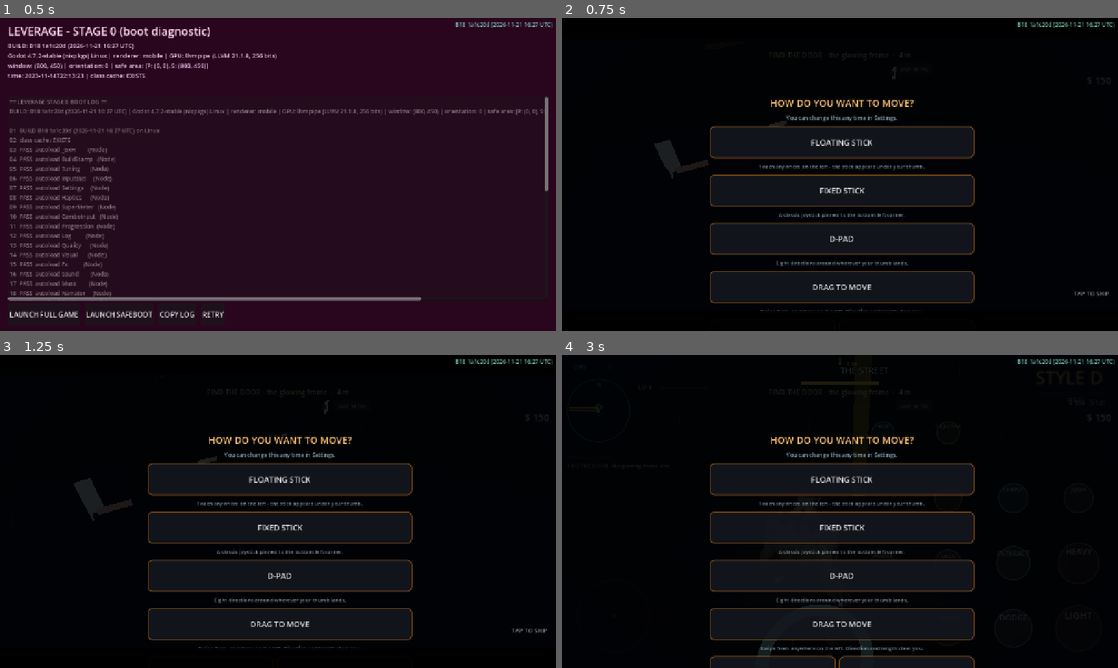
Above: before the commit, frames 1-4 (two rows, left to right).
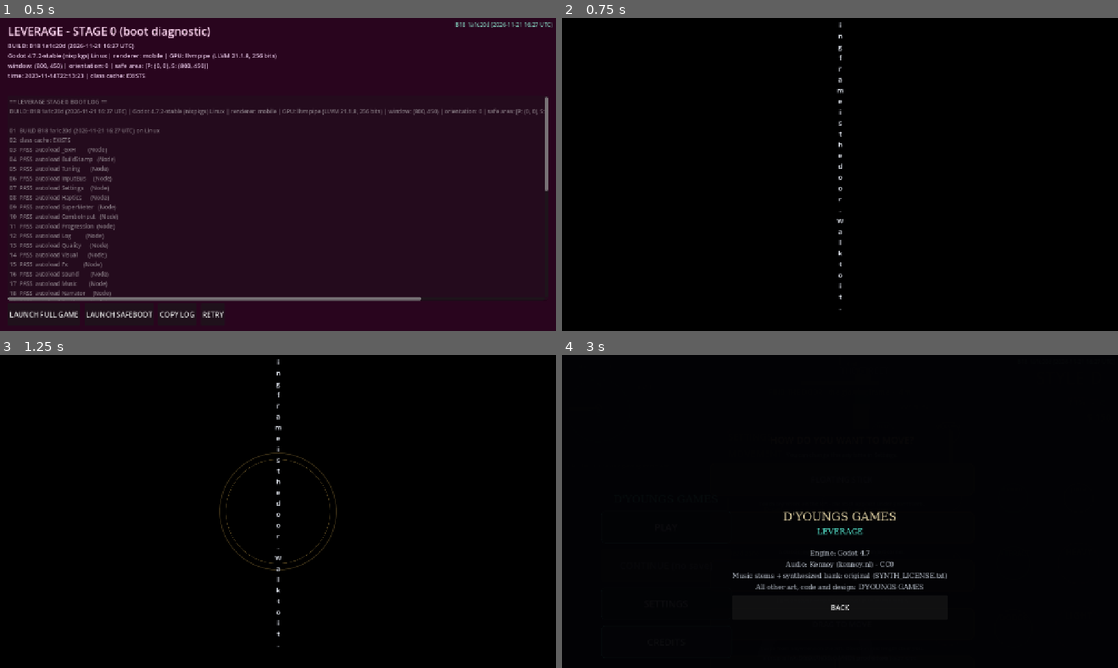
Above: after the commit, the same moments.

Repository: jamesrudh-arch/Barehands
Game: Godot game, scene res://scenes/stage0.tscn
Two runs of this game, one before a commit and one after it. Both use one fixed random seed, a clock stepped at 60 frames per second and the inputs below.
Inputs (mouse positions are in pixels of both pictures, inside the frame that each line leads up to):
- Up to frame 1 (0.5 s): no input
- Up to frame 2 (0.75 s): click "LAUNCH FULL GAME" at 0.5 s
- Up to frame 3 (1.25 s): no input
- Up to frame 4 (3 s): click "SKIP INTRO" at 1.25 s; click (667, 602) at 2 s, where only the run after the commit has a clickable "SETTINGS"; click (667, 642) at 2.75 s, where only the run after the commit has a clickable "CREDITS"

Frame 1 is identical in both runs. In frame 2, 22% of the frame differs, in the area x 16-100%, y 1-94%; in frame 3, 22%, in the area x 13-100%, y 1-94%; in frame 4, 6.4%.

Commit message:
B18.3b: the start sequence - studio card D'YOUNGS GAMES (self-drawing gold ring, DY monogram, serif wordmark, light sweep, swell+chime), content notice, LEVERAGE chromatic title over the live street with narrator intro lines, loading card, MAIN MENU (PLAY/CONTINUE-greyed/SETTINGS/CREDITS, menu music, Kenney credit); gated to Stage 0 LAUNCH FULL GAME so suites boot clean; smoke_start suite (11)

Diff:
--- a/scenes/main.tscn
+++ b/scenes/main.tscn
@@ -16,6 +16,7 @@
 [ext_resource type="Script" path="res://scripts/hero_locator.gd" id="33_locator"]
 [ext_resource type="Script" path="res://scripts/apartment.gd" id="34_apartment"]
 [ext_resource type="Script" path="res://scripts/guide.gd" id="35_guide"]
+[ext_resource type="Script" path="res://scripts/start_sequence.gd" id="36_start"]
 [ext_resource type="Script" path="res://scripts/composure_bar.gd" id="24_composure"]
 [ext_resource type="Script" path="res://scripts/trainer.gd" id="24_trainer"]
 [ext_resource type="PackedScene" path="res://scenes/enemy.tscn" id="5_enemy"]
@@ -848,3 +849,6 @@
 
 [node name="Guide" type="Node3D" parent="."]
 script = ExtResource("35_guide")
+
+[node name="StartSequence" type="CanvasLayer" parent="."]
+script = ExtResource("36_start")
--- a/scripts/guide.gd
+++ b/scripts/guide.gd
@@ -94,6 +94,8 @@
 		if blocks:
 			blocks.call("snap_camera_to", _player)
 	Log.info("Guide: first run - the hero wakes in the apartment")
+	# B18.3: the narrator walks the first minute with you
+	Narrator.say_key("tut_door")
 
 
 # --- the navigation target (MapData.nav_target reads this) -------------------
@@ -162,6 +164,13 @@
 	_best_dist = INF
 	_hint_t = 0.0
 	Sound.play("ui_confirm_0", -6.0, 1.1)
+	match step:
+		STEP_OPEN:
+			Narrator.say_key("tut_open")
+		STEP_REACH:
+			Narrator.say_key("tut_out")
+		STEP_DONE:
+			Narrator.say_key("tut_dummy")
 	if step == STEP_DONE:
 		_finish()
 	else:
--- a/scripts/settings.gd
+++ b/scripts/settings.gd
@@ -61,6 +61,7 @@
 	# B18.3: voice + narration (subtitles always show)
 	"narrator_on": true,      # spoken lines when the platform TTS allows
 	"skip_intro": false,      # jump straight to the menu at launch
+	"play_start_sequence": false,  # armed by Stage 0 LAUNCH FULL GAME
 }
 
 var _d: Dictionary = DEFAULTS.duplicate(true)
--- a/scripts/stage0.gd
+++ b/scripts/stage0.gd
@@ -73,9 +73,13 @@
 	actions.add_theme_constant_override("separation", 10)
 	col.add_child(actions)
 	# B18: LAUNCH FULL GAME is the FIRST button - it is the one you
-	# actually want; SafeBoot is the diagnostic drill-down
+	# actually want; SafeBoot is the diagnostic drill-down. It also
+	# arms the start sequence (studio card -> title -> menu): suites
+	# and SafeBoot boots never set the flag, so they go straight in.
 	_big_button(actions, "LAUNCH FULL GAME",
-			func(): get_tree().change_scene_to_file("res://scenes/main.tscn"))
+		func():
+			Settings.set_value("play_start_sequence", true)
+			get_tree().change_scene_to_file("res://scenes/main.tscn"))
 	_big_button(actions, "LAUNCH SAFEBOOT",
 			func(): get_tree().change_scene_to_file("res://scenes/safe_boot.tscn"))
 	_big_button(actions, "COPY LOG", _copy_log)
--- /dev/null
+++ b/scripts/start_sequence.gd
@@ -0,0 +1,548 @@
+extends CanvasLayer
+
+## B18.3 PART 0 (BUG 14): the START SEQUENCE. Everything is built from
+## built-in nodes in code - no image files - and runs on Mobile/Metal.
+## Flow: BLACK -> STUDIO CARD (the gold D'YOUNGS GAMES ring) -> CONTENT
+## NOTICE -> TITLE CARD (LEVERAGE chromatic split over the live neon
+## street) -> LOADING (bar + tip + stamp) -> MAIN MENU (PLAY / CONTINUE
+## / SETTINGS / CREDITS, menu music, rain behind the buttons). Tap
+## anywhere skips the remaining cards. Settings "skip_intro" jumps
+## straight to the menu. Plays once per launch of the full game; Stage
+## 0 and SafeBoot are separate scenes before this one.
+
+const STUDIO_NAME := "D'YOUNGS GAMES"
+
+enum Phase { BLACK, STUDIO, NOTICE, TITLE, LOADING, MENU, GONE }
+
+var phase := Phase.BLACK
+var _aborted := false
+var _chimed := false
+var _dim: ColorRect
+var _skip: Control
+var _ring: RingDraw
+var _line: LineDraw
+var _sweep: ColorRect
+var _card_root: Control
+var _title_root: Control
+var _load_root: Control
+var _menu_root: Control
+var _credits_panel: Control
+var _notice_root: Control
+
+
+func _ready() -> void:
+	layer = 60
+	process_mode = Node.PROCESS_MODE_ALWAYS
+	# The sequence plays on the REAL launch path only: Stage 0's LAUNCH
+	# FULL GAME arms the flag. Suites, SafeBoot and re-loads boot the
+	# game directly and must never sit behind a locked menu.
+	if not bool(Settings.value("play_start_sequence")):
+		phase = Phase.GONE
+		queue_free()
+		return
+	Settings.set_value("play_start_sequence", false)
+	_build_common()
+	if bool(Settings.value("skip_intro")):
+		_show_menu()
+		return
+	InputBus.locked = true
+	Music.set_menu_mode(true)
+	_run_sequence()
+
+
+func _build_common() -> void:
+	_dim = ColorRect.new()
+	_dim.set_anchors_preset(Control.PRESET_FULL_RECT)
+	_dim.color = Color(0, 0, 0, 1)
+	_dim.mouse_filter = Control.MOUSE_FILTER_IGNORE
+	add_child(_dim)
+	_skip = Control.new()
+	_skip.set_anchors_preset(Control.PRESET_FULL_RECT)
+	_skip.mouse_filter = Control.MOUSE_FILTER_STOP
+	_skip.gui_input.connect(_on_skip_input)
+	add_child(_skip)
+
+
+func _run_sequence() -> void:
+	await _black()
+	if _aborted:
+		return
+	await _studio_card()
+	if _aborted:
+		return
+	await _notice()
+	if _aborted:
+		return
+	await _title_card()
+	if _aborted:
+		return
+	await _loading()
+	if _aborted:
+		return
+	_show_menu()
+
+
+func _black() -> void:
+	phase = Phase.BLACK
+	_dim.color = Color(0, 0, 0, 1)
+	await _wait(0.3)
+
+
+# --- the studio card -----------------------------------------------------------
+
+
+func _studio_card() -> void:
+	phase = Phase.STUDIO
+	_dim.color = Color(0, 0, 0, 1)
+	_card_root = Control.new()
+	_card_root.set_anchors_preset(Control.PRESET_FULL_RECT)
+	_card_root.mouse_filter = Control.MOUSE_FILTER_IGNORE
+	add_child(_card_root)
+	var gold := Color(0.788, 0.635, 0.294)  # #C9A24B
+	# the gold ring that draws itself around a thinner inner ring
+	_ring = RingDraw.new()
+	_ring.progress = 0.0
+	_ring.colour = gold
+	_ring.set_anchors_preset(Control.PRESET_CENTER)
+	_ring.offset_left = -140
+	_ring.offset_right = 140
+	_ring.offset_top = -140
+	_ring.offset_bottom = 140
+	_card_root.add_child(_ring)
+	# DY monogram at the centre, then the wide-tracked wordmark
+	_card_label("DY", 84, Color(0.91, 0.85, 0.66), -56, -0.0, "serif")
+	_card_label("D ' Y O U N G S", 44, Color(0.91, 0.85, 0.66), 150, 0.0, "serif")
+	_card_label("G A M E S", 18, gold, 200, 0.0, "serif")
+	_line = LineDraw.new()
+	_line.progress = 0.0
+	_line.colour = gold
+	_line.set_anchors_preset(Control.PRESET_CENTER)
+	_line.offset_top = 232
+	_line.offset_bottom = 234
+	_line.offset_left = -180
+	_line.offset_right = 180
+	_card_root.add_child(_line)
+	# the light sweep across the wordmark, once
+	_sweep = ColorRect.new()
+	_sweep.color = Color(1, 0.97, 0.85, 0.0)
+	_sweep.set_anchors_preset(Control.PRESET_CENTER)
+	_sweep.offset_top = 150
+	_sweep.offset_bottom = 200
+	_card_root.add_child(_sweep)
+	_swell(55.0, 3.0, 0.35)
+	var t := 0.0
+	while t < 3.2 and not _aborted:
+		await get_tree().process_frame
+		if _aborted:
+			return
+		t += _delta()
+		_ring.progress = clampf(t / 1.6, 0.0, 1.0)
+		_set_alpha("DY", clampf((t - 0.9) / 0.6, 0.0, 1.0))
+		_set_alpha("D ' Y O U N G S", clampf((t - 1.5) / 0.6, 0.0, 1.0))
+		_set_alpha("G A M E S", clampf((t - 1.7) / 0.6, 0.0, 1.0))
+		_line.progress = clampf((t - 2.0) / 0.8, 0.0, 1.0)
+		var sw := clampf((t - 2.2) / 0.7, 0.0, 1.0)
+		_sweep.offset_left = -320 + sw * 420
+		_sweep.offset_right = -280 + sw * 420
+		_sweep.color.a = sin(sw * PI) * 0.2
+		if t > 0.95 and not _chimed:
+			_chimed = true
+			Sound.play("metal_ring_1", -20.0, 0.55)
+	if _aborted:
+		return
+	var f := 0.0
+	while f < 0.4:
+		await get_tree().process_frame
+		if _aborted:
+			return
+		f += _delta()
+		if _card_root:
+			_card_root.modulate.a = 1.0 - f / 0.4
+	_free_card(_card_root)
+	_card_root = null
+
+
+# --- the content notice --------------------------------------------------------
+
+
+func _notice() -> void:
+	phase = Phase.NOTICE
+	_dim.color = Color(0, 0, 0, 1)
+	_notice_root = Control.new()
+	_notice_root.set_anchors_preset(Control.PRESET_FULL_RECT)
+	_notice_root.mouse_filter = Control.MOUSE_FILTER_IGNORE
+	add_child(_notice_root)
+	_notice_root.add_child(_full_label("MATURE THEMES 16+", 40,
+			Color(0.95, 0.95, 0.95), 150, 200, 0))
+	_notice_root.add_child(_full_label("Stylized violence, crime, strong language",
+			18, Color(0.7, 0.7, 0.72), 210, 240, 0))
+	await _wait(2.0)
+	_free_card(_notice_root)
+	_notice_root = null
+
+
+# --- the title card ------------------------------------------------------------
+
+
+func _title_card() -> void:
+	phase = Phase.TITLE
+	# the LIVE neon street is the skyline behind the wordmark: dim, not
+	# black; the opening fly is already running under this layer
+	_dim.color = Color(0.01, 0.01, 0.03, 0.62)
+	_title_root = Control.new()
+	_title_root.set_anchors_preset(Control.PRESET_FULL_RECT)
+	_title_root.mouse_filter = Control.MOUSE_FILTER_IGNORE
+	add_child(_title_root)
+	# LEVERAGE: three offset copies - cyan left, magenta right, white
+	# centre (the chromatic split), heavy condensed sans
+	for spec in [
+		{"c": Color(0.2, 0.95, 1.0), "off": -5, "a": 0.92, "o": 0},
+		{"c": Color(1.0, 0.2, 0.75), "off": 5, "a": 0.92, "o": 0},
+		{"c": Color(0.97, 0.99, 1.0), "off": 0, "a": 1.0, "o": 4},
+	]:
+		var l := _full_label("LEVERAGE", 92, spec["c"], 240, 350, spec["off"],
+				"sans", true)
+		l.name = "TitleOff%s" % spec["off"]
+		l.modulate.a = spec["a"]
+		if int(spec["o"]) > 0:
+			l.add_theme_color_override("font_outline_color", Color(0.02, 0.02, 0.05))
+			l.add_theme_constant_override("outline_size", 4)
+		_title_root.add_child(l)
+	_title_root.add_child(_full_label("Everyone has leverage on you.", 20,
+			Color(0.85, 0.87, 0.95), 370, 400, 0))
+	_title_root.add_child(_full_label("A %s production" % STUDIO_NAME, 14,
+			Color(0.6, 0.6, 0.66), 640, 664, 0))
+	_swell(110.0, 3.4, 0.3)
+	Sound.play_v("bell_heavy", 2, -16.0, 0.62)
+	Sound.play("sub_hit_1", -14.0, 0.55)
+	Narrator.say_key("intro_0")
+	var t := 0.0
+	var said := 1
+	var flick := 0.0
+	while t < 4.2 and not _aborted:
+		await get_tree().process_frame
+		if _aborted:
+			return
+		t += _delta()
+		flick += _delta()
+		# the neon flicker: subtle, never blown out
+		var a: float = 0.85 + 0.15 * sin(flick * 9.0) \
+				* (1.0 if fmod(flick, 1.7) < 0.12 else 0.25)
+		for c in _title_root.get_children():
+			if c is Label and (c as Label).text == "LEVERAGE":
+				(c as Label).modulate.a = a
+		if said < 4 and t > 1.1 * said:
+			Narrator.say_key("intro_%d" % said)
+			said += 1
+	_free_card(_title_root)
+	_title_root = null
+
+
+# --- loading -------------------------------------------------------------------
+
+
+func _loading() -> void:
+	phase = Phase.LOADING
+	_dim.color = Color(0.01, 0.01, 0.03, 0.72)
+	_load_root = Control.new()
+	_load_root.set_anchors_preset(Control.PRESET_FULL_RECT)
+	_load_root.mouse_filter = Control.MOUSE_FILTER_IGNORE
+	add_child(_load_root)
+	_load_root.add_child(_full_label(
+			"TIP: B opens doors and picks things up. X punches. The green light leads the way.",
+			16, Color(0.7, 0.75, 0.8), 420, 452, 0))
+	var bar_bg := ColorRect.new()
+	bar_bg.color = Color(0.1, 0.12, 0.16)
+	bar_bg.set_anchors_preset(Control.PRESET_FULL_RECT)
+	bar_bg.offset_left = 500
+	bar_bg.offset_right = 780
+	bar_bg.offset_top = 460
+	bar_bg.offset_bottom = 472
+	_load_root.add_child(bar_bg)
+	var bar := ColorRect.new()
+	bar.color = Color(0.35, 0.95, 0.85)
+	bar_bg.add_child(bar)
+	_load_root.add_child(_full_label(BuildStamp.block(), 12,
+			Color(0.45, 0.5, 0.55), 660, 680, 0))
+	var t := 0.0
+	while t < 1.4 and not _aborted:
+		await get_tree().process_frame
+		if _aborted:
+			return
+		t += _delta()
+		bar.size.x = 276 * clampf(t / 1.3, 0.0, 1.0)
+	_free_card(_load_root)
+	_load_root = null
+
+
+# --- the main menu ---------------------------------------------------------------
+
+
+func _show_menu() -> void:
+	phase = Phase.MENU
+	_dim.color = Color(0.01, 0.01, 0.03, 0.45)
+	Music.set_menu_mode(true)
+	InputBus.locked = true
+	if _skip:
+		_skip.mouse_filter = Control.MOUSE_FILTER_IGNORE
+	_menu_root = Control.new()
+	_menu_root.set_anchors_preset(Control.PRESET_FULL_RECT)
+	_menu_root.mouse_filter = Control.MOUSE_FILTER_IGNORE
+	add_child(_menu_root)
+	var col := VBoxContainer.new()
+	col.set_anchors_preset(Control.PRESET_CENTER_LEFT)
+	col.anchor_top = 0.5
+	col.anchor_bottom = 0.5
+	col.offset_left = 90
+	col.offset_top = -40
+	col.add_theme_constant_override("separation", 14)
+	_menu_root.add_child(col)
+	var head := _sys_label(STUDIO_NAME, 24, Color(0.35, 0.95, 0.85, 0.9),
+			["Arial Black", "Arial", "sans-serif"], true)
+	col.add_child(head)
+	for spec in [
+		{"text": "PLAY", "act": "_play"},
+		{"text": "CONTINUE", "act": "_continue", "needs_save": true},
+		{"text": "SETTINGS", "act": "_settings"},
+		{"text": "CREDITS", "act": "_credits"},
+	]:
+		var b := Button.new()
+		b.text = spec["text"]
+		b.focus_mode = Control.FOCUS_NONE
+		b.custom_minimum_size = Vector2(300, 74)
+		b.add_theme_font_size_override("font_size", 22)
+		var sb := StyleBoxFlat.new()
+		sb.bg_color = Color(0.03, 0.04, 0.07, 0.82)
+		sb.border_color = Color(0.35, 0.95, 0.85, 0.5)
+		sb.set_border_width_all(1)
+		sb.set_corner_radius_all(8)
+		b.add_theme_stylebox_override("normal", sb)
+		var sbp := sb.duplicate()
+		sbp.border_color = Color(0.35, 0.95, 0.85, 1.0)
+		sbp.bg_color = Color(0.05, 0.09, 0.11, 0.92)
+		b.add_theme_stylebox_override("hover", sbp)
+		b.add_theme_stylebox_override("pressed", sbp)
+		if spec.get("needs_save", false) and not SaveGame.has_save():
+			b.disabled = true
+			b.text = "CONTINUE (no save)"
+		b.pressed.connect(Callable(self, spec["act"]))
+		col.add_child(b)
+	_menu_root.add_child(_full_label("A %s production" % STUDIO_NAME, 13,
+			Color(0.55, 0.55, 0.6), 690, 712, 0))
+	_menu_root.add_child(_full_label(BuildStamp.block(), 12,
+			Color(0.4, 0.45, 0.5), 692, 714, 0))
+	Sound.play("ui_confirm_0", -10.0)
+
+
+func _play() -> void:
+	_leave_menu()
+	Narrator.stop()
+
+
+func _continue() -> void:
+	_leave_menu()
+	if SaveGame.has_save():
+		SaveGame.load_all()
+		Sound.play("ui_confirm_0", -8.0)
+
+
+func _settings() -> void:
+	var ui := get_tree().get_first_node_in_group("settings_ui")
+	if ui and ui.has_method("open"):
+		ui.call("open")
+
+
+func _credits() -> void:
+	if _credits_panel:
+		return
+	_credits_panel = Control.new()
+	_credits_panel.set_anchors_preset(Control.PRESET_FULL_RECT)
+	var bg := ColorRect.new()
+	bg.color = Color(0.01, 0.01, 0.02, 0.96)
+	bg.set_anchors_preset(Control.PRESET_FULL_RECT)
+	_credits_panel.add_child(bg)
+	var col := VBoxContainer.new()
+	col.set_anchors_preset(Control.PRESET_CENTER)
+	col.grow_horizontal = Control.GROW_DIRECTION_BOTH
+	col.add_theme_constant_override("separation", 10)
+	_credits_panel.add_child(col)
+	for line in [
+		["D'YOUNGS GAMES", 26, Color(0.91, 0.85, 0.66)],
+		["LEVERAGE", 18, Color(0.35, 0.95, 0.85)],
+		["", 12, Color.WHITE],
+		["Engine: Godot 4.7", 15, Color(0.75, 0.78, 0.82)],
+		["Audio: Kenney (kenney.nl) - CC0", 15, Color(0.75, 0.78, 0.82)],
+		["Music stems + synthesized bank: original (SYNTH_LICENSE.txt)", 15, Color(0.75, 0.78, 0.82)],
+		["All other art, code and design: D'YOUNGS GAMES", 15, Color(0.75, 0.78, 0.82)],
+	]:
+		var l := _sys_label(line[0], line[1], line[2],
+				["Arial", "sans-serif"], false)
+		l.horizontal_alignment = HORIZONTAL_ALIGNMENT_CENTER
+		col.add_child(l)
+	var back := Button.new()
+	back.text = "BACK"
+	back.focus_mode = Control.FOCUS_NONE
+	back.custom_minimum_size = Vector2(200, 56)
+	back.pressed.connect(func():
+		_credits_panel.queue_free()
+		_credits_panel = null)
+	col.add_child(back)
+	add_child(_credits_panel)
+
+
+func _leave_menu() -> void:
+	if _menu_root:
+		_menu_root.queue_free()
+		_menu_root = null
+	_dim.color = Color(0, 0, 0, 0)
+	_dim.mouse_filter = Control.MOUSE_FILTER_IGNORE
+	if _skip:
+		_skip.queue_free()
+		_skip = null
+	InputBus.locked = false
+	Music.set_menu_mode(false)
+	# snap past the opening fly - the guide owns the first minute now
+	var opening := get_tree().get_first_node_in_group("opening")
+	if opening and opening.has_method("skip"):
+		opening.call("skip")
+	phase = Phase.GONE
+
+
+# --- input + helpers --------------------------------------------------------------
+
+
+func _on_skip_input(event: InputEvent) -> void:
+	if phase in [Phase.BLACK, Phase.STUDIO, Phase.NOTICE, Phase.TITLE, Phase.LOADING]:
+		if (event is InputEventScreenTouch and event.pressed) \
+				or (event is InputEventMouseButton and event.pressed):
+			_skip_all_cards()
+
+
+func _skip_all_cards() -> void:
+	if phase == Phase.MENU or phase == Phase.GONE:
+		return
+	_aborted = true
+	Narrator.stop()
+	_free_card(_card_root)
+	_free_card(_notice_root)
+	_free_card(_title_root)
+	_free_card(_load_root)
+	_card_root = null
+	_notice_root = null
+	_title_root = null
+	_load_root = null
+	_show_menu()
+
+
+func _free_card(c: Control) -> void:
+	if c and is_instance_valid(c):
+		c.queue_free()
+
+
+func _card_label(text: String, size: int, colour: Color, y: int, _x: int, family: String) -> Label:
+	var l := _full_label(text, size, colour, y, y + int(size * 1.4), 0,
+			family, false)
+	l.modulate.a = 0.0
+	if _card_root:
+		_card_root.add_child(l)
+	return l
+
+
+func _set_alpha(text: String, a: float) -> void:
+	if _card_root == null:
+		return
+	for c in _card_root.get_children():
+		if c is Label and (c as Label).text == text:
+			(c as Label).modulate.a = a
+
+
+func _wait(seconds: float) -> void:
+	var left := seconds
+	while left > 0.0 and not _aborted:
+		await get_tree().process_frame
+		left -= _delta()
+
+
+func _delta() -> float:
+	return get_process_delta_time()
+
+
+## A full-width label with centred text at a fixed y band - no anchor
+## math to get wrong. x_shift nudges it sideways (the chromatic split).
+func _full_label(text: String, size: int, colour: Color, y0: int, y1: int,
+		x_shift := 0, family := "sans", bold := false) -> Label:
+	var names: Array = ["Georgia", "Times New Roman", "serif"] if family == "serif" \
+			else ["Arial Black", "Arial", "sans-serif"]
+	var l := _sys_label(text, size, colour, names, bold)
+	l.set_anchors_preset(Control.PRESET_FULL_RECT)
+	l.offset_left = x_shift
+	l.offset_right = x_shift
+	l.offset_top = y0
+	l.offset_bottom = y1
+	return l
+
+
+func _sys_label(text: String, size: int, colour: Color, names: Array, bold: bool) -> Label:
+	var f := SystemFont.new()
+	f.font_names = PackedStringArray(names)
+	var l := Label.new()
+	l.text = text
+	l.add_theme_font_override("font", f)
+	l.add_theme_font_size_override("font_size", size)
+	l.add_theme_color_override("font_color", colour)
+	l.mouse_filter = Control.MOUSE_FILTER_IGNORE
+	l.horizontal_alignment = HORIZONTAL_ALIGNMENT_CENTER
+	return l
+
+
+## A low soft swell (a local synthesized one-shot; no audio files).
+func _swell(freq: float, dur: float, vol: float) -> void:
+	var rate := 22050
+	var n := int(rate * dur)
+	var data := PackedByteArray()
+	data.resize(n * 2)
+	for i in n:
+		var t := float(i) / float(rate)
+		var env := minf(1.0, t * 3.0) * exp(-t * 1.4) * vol
+		var s: float = sin(TAU * freq * t) * 0.7 + sin(TAU * freq * 2.0 * t) * 0.3
+		data.encode_s16(i * 2, int(clampf(s * env, -1.0, 1.0) * 16000.0))
+	var wav := AudioStreamWAV.new()
+	wav.format = AudioStreamWAV.FORMAT_16_BITS
+	wav.mix_rate = rate
+	wav.data = data
+	var p := AudioStreamPlayer.new()
+	p.stream = wav
+	p.bus = "Music"
+	p.volume_db = -6.0
+	add_child(p)
+	p.finished.connect(p.queue_free)
+	p.play()
+
+
+## The self-drawing gold ring of the studio card.
+class RingDraw extends Control:
+	var progress := 0.0
+	var colour := Color(0.788, 0.635, 0.294)
+
+	func _draw() -> void:
+		var c := size * 0.5
+		var r_out := minf(c.x, c.y) - 6.0
+		draw_arc(c, r_out, -PI / 2.0, -PI / 2.0 + TAU, 96,
+				colour * Color(1, 1, 1, 0.25), 2.0, true)
+		if progress > 0.0:
+			draw_arc(c, r_out, -PI / 2.0, -PI / 2.0 + TAU * progress, 96,
+					colour, 3.0, true)
+		draw_arc(c, r_out - 14.0, 0, TAU, 72,
+				colour * Color(1, 1, 1, 0.35), 1.0, true)
+
+
+## The thin gold line that draws beneath the wordmark.
+class LineDraw extends Control:
+	var progress := 0.0
+	var colour := Color(0.788, 0.635, 0.294)
+
+	func _draw() -> void:
+		if progress <= 0.0:
+			return
+		draw_line(Vector2(0, size.y * 0.5),
+				Vector2(size.x * progress, size.y * 0.5), colour, 1.5)
--- /dev/null
+++ b/tests/smoke_start.gd
@@ -0,0 +1,96 @@
+extends Node
+const CLS_OpeningShot := preload("res://scripts/opening_shot.gd")
+
+## B18.3 PART 0 suite: the START SEQUENCE. Boots the real street with
+## the Stage-0 flag armed (the only path that plays it), checks every
+## card shows for its time, tap-skip works, the menu offers
+## PLAY/CONTINUE/SETTINGS/CREDITS, CONTINUE is greyed without a save,
+## PLAY unlocks input and frees the sequence, and - the guard for every
+## other suite - a plain boot (flag not armed) never shows it at all.
+
+var _fails := 0
+var _checks := 0
+var _main: Node
+var _seq: Node
+
+
+func _check(ok: bool, what: String) -> void:
+	_checks += 1
+	if not ok:
+		_fails += 1
+		print("START FAIL: ", what)
+	else:
+		print("START ok: ", what)
+
+
+func _wait_s(seconds: float) -> void:
+	var left := seconds
+	while left > 0.0:
+		var step := minf(left, 0.25)
+		await get_tree().create_timer(step).timeout
+		left -= step
+
+
+func _ready() -> void:
+	Settings.set_value("first_run_done", true)
+	# --- 1: a plain boot must NOT show the sequence (the suite guard)
+	_main = load("res://scenes/main.tscn").instantiate()
+	add_child(_main)
+	await _wait_s(0.6)
+	_seq = _find_seq()
+	_check(_seq == null or not is_instance_valid(_seq) or int(_seq.get("phase")) == 3,
+			"plain boot never plays the start sequence")
+	_main.queue_free()
+	await _wait_s(0.3)
+
+	# --- 2: the armed path plays the cards, tap skips to the menu
+	Settings.set_value("play_start_sequence", true)
+	_main = load("res://scenes/main.tscn").instantiate()
+	add_child(_main)
+	await _wait_s(0.5)
+	_seq = _find_seq()
+	_check(_seq != null and is_instance_valid(_seq),
+			"the armed launch starts the sequence")
+	if _seq == null or not is_instance_valid(_seq):
+		_finish_now()
+		return
+	await _wait_s(1.2)
+	_check(int(_seq.get("phase")) == 1, "the studio card is showing (phase %d)" % int(_seq.get("phase")))
+	_check(InputBus.locked, "the cards lock gameplay input")
+	# tap anywhere: skip to the menu
+	_seq.call("_skip_all_cards")
+	await _wait_s(0.4)
+	_check(int(_seq.get("phase")) == 5, "a tap skips the cards to the menu (phase %d)" % int(_seq.get("phase")))
+	var texts: Array[String] = []
+	for b in (_seq.get("_menu_root") as Control).find_children("*", "Button", true, false):
+		texts.append((b as Button).text)
+	for want in ["PLAY", "SETTINGS", "CREDITS"]:
+		_check(texts.has(want), "the menu has a %s button" % want)
+	var cont: Button = null
+	for b in (_seq.get("_menu_root") as Control).find_children("*", "Button", true, false):
+		if (b as Button).text.begins_with("CONTINUE"):
+			cont = b
+	_check(cont != null and cont.disabled,
+			"CONTINUE is greyed out without a save")
+	# PLAY starts the game: input unlocks, the sequence goes away
+	_seq.call("_play")
+	await _wait_s(0.3)
+	_check(not InputBus.locked, "PLAY unlocks gameplay input")
+	_check(int(_seq.get("phase")) == 6, "the sequence is done after PLAY (phase %d)" % int(_seq.get("phase")))
+
+	_finish_now()
+
+
+func _find_seq() -> Node:
+	if _main == null:
+		return null
+	return _main.get_node_or_null("StartSequence")
+
+
+func _finish_now() -> void:
+	if _fails == 0:
+		print("START PASS (%d checks)" % _checks)
+		get_tree().quit(0)
+	else:
+		print("START FAIL (%d of %d checks)" % [_fails, _checks])
+		get_tree().quit(1)
--- /dev/null
+++ b/tests/smoke_start.tscn
@@ -0,0 +1,6 @@
+[gd_scene load_steps=2 format=3]
+
+[ext_resource type="Script" path="res://tests/smoke_start.gd" id="1_s"]
+
+[node name="SmokeStart" type="Node"]
+script = ExtResource("1_s")
Not shown: 1 places in scenes/main.tscn that only renumber resources
Not shown, added: scripts/start_sequence.gd.uid
Not shown, added: tests/smoke_start.gd.uid
